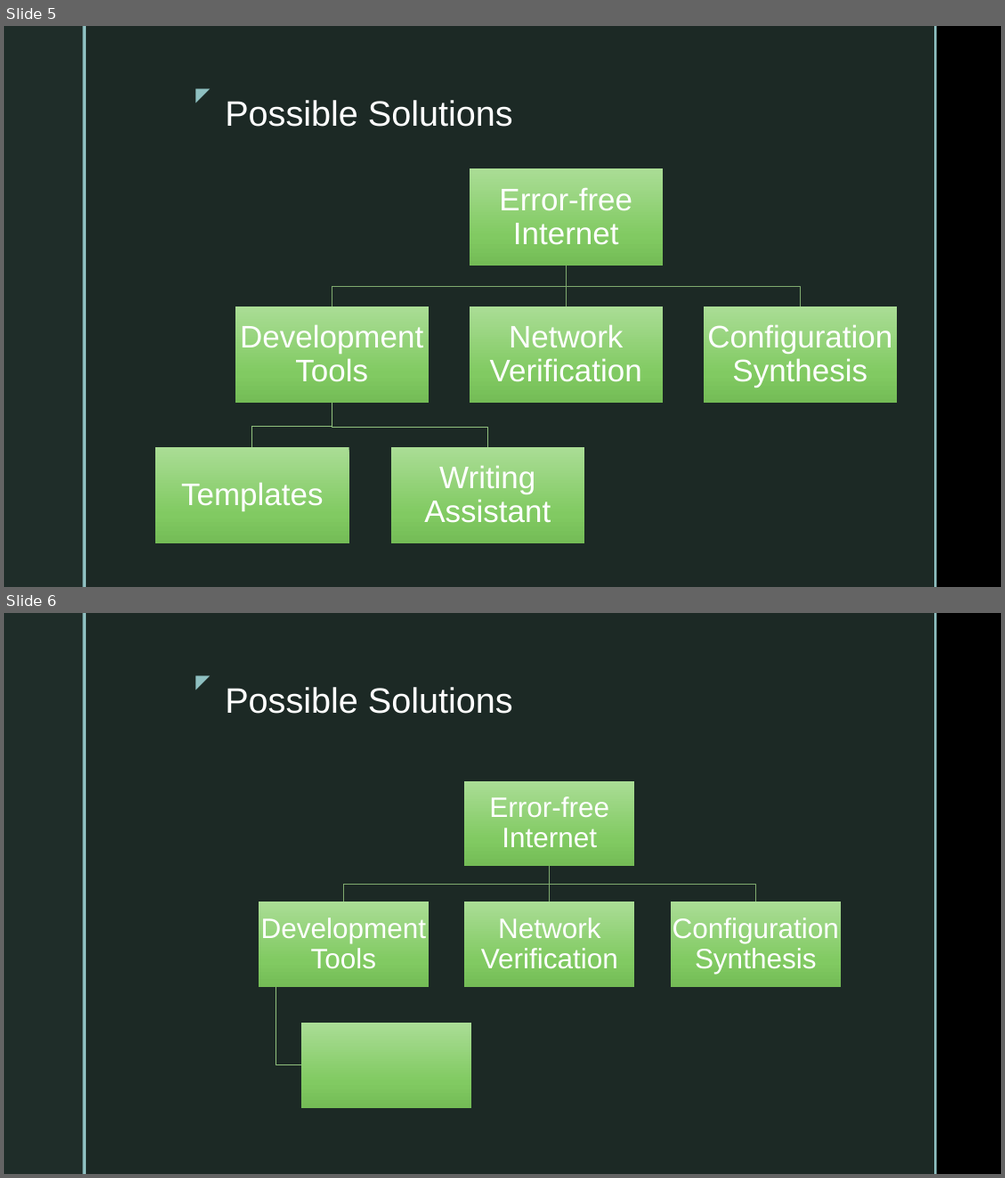
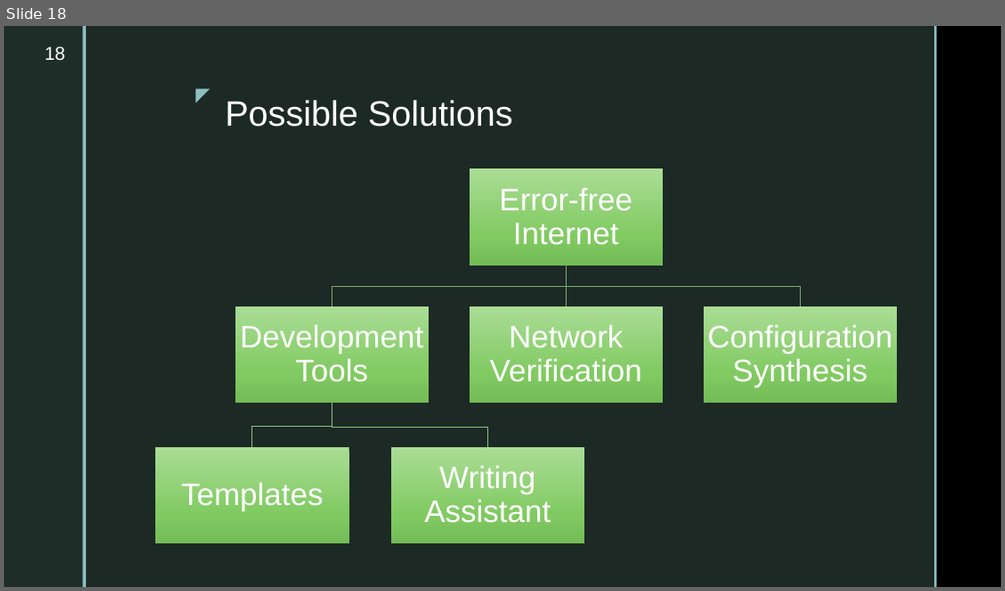
Before and after one commit to ahsanMah/config-completion, a slide deck: Final Presentation.pptx. Shown one above the other, each under a label of ours: slides 5 and 6 before the commit, slide 18 after it. The pictures are 1005x1178 and 1005x591 pixels, drawn with LibreOffice and Linux fonts; fonts in the diff are those of the drawing; background and template pictures are left out. Boxes give left, top, right and bottom in pixels: in the first picture for what was removed or moved away, otherwise in the second. Text is boxed around its words. In the diff, an @@ line names an element or a change of style, - is before the commit and + after.

```diff
--- a/Final Presentation.pptx
+++ b/Final Presentation.pptx
@@ slide 6 removed at bbox=[4, 613, 1001, 1174], background picture (left out); not listed: 5 template elements that a slide beside it also shows @@
@@ title removed at bbox=[225, 687, 513, 714] @@
-Possible Solutions
@@ group removed at bbox=[259, 780, 841, 1108]: 5 rectangles, 4 freeform shapes, 4 texts @@
-Error-free Internet
-Development Tools
-Network Verification
-Configuration Synthesis
@@ what was slide 5 is now slide 18 @@
@@ slide 18 changed as well @@
@@ page number added at bbox=[45, 46, 65, 60], 18 pt, text #FFFFFF @@
+18
```
Also in this commit, not shown: 9 other slides changed, 8 slides added, 4 other slides removed, 18 other files.
